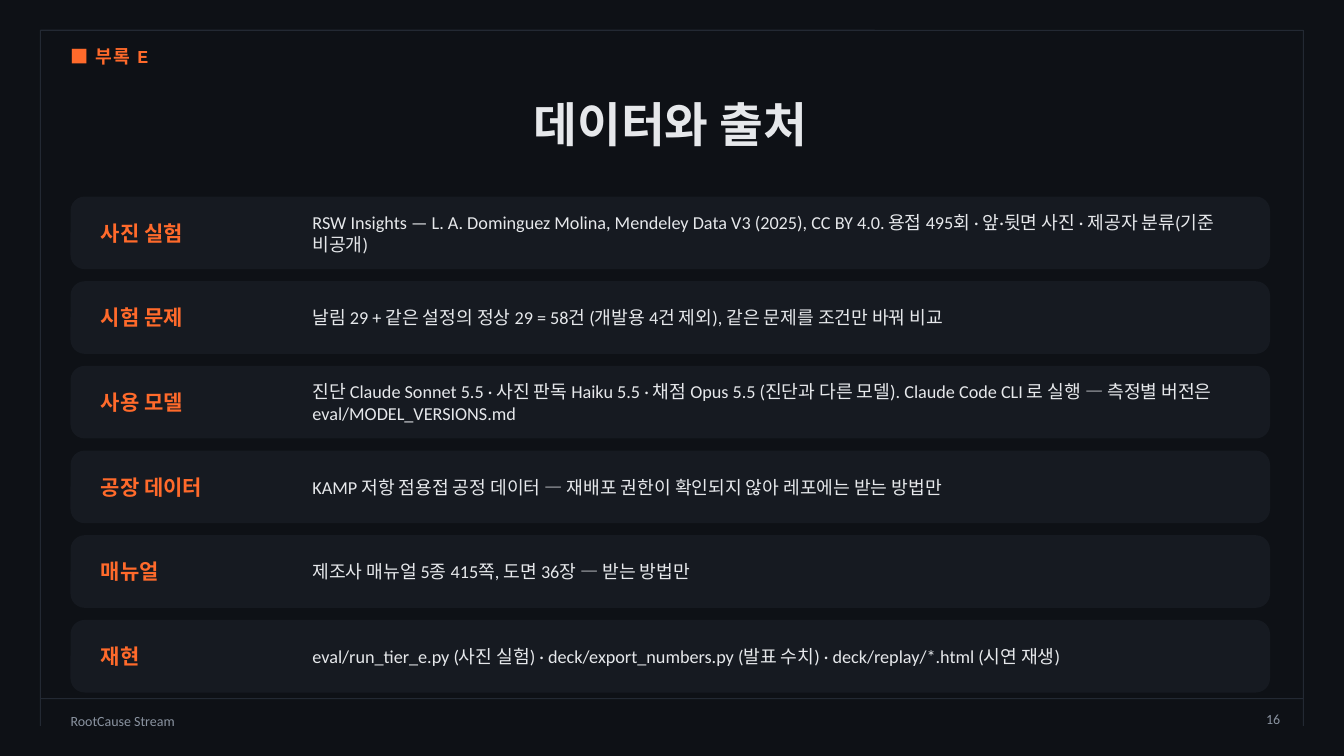
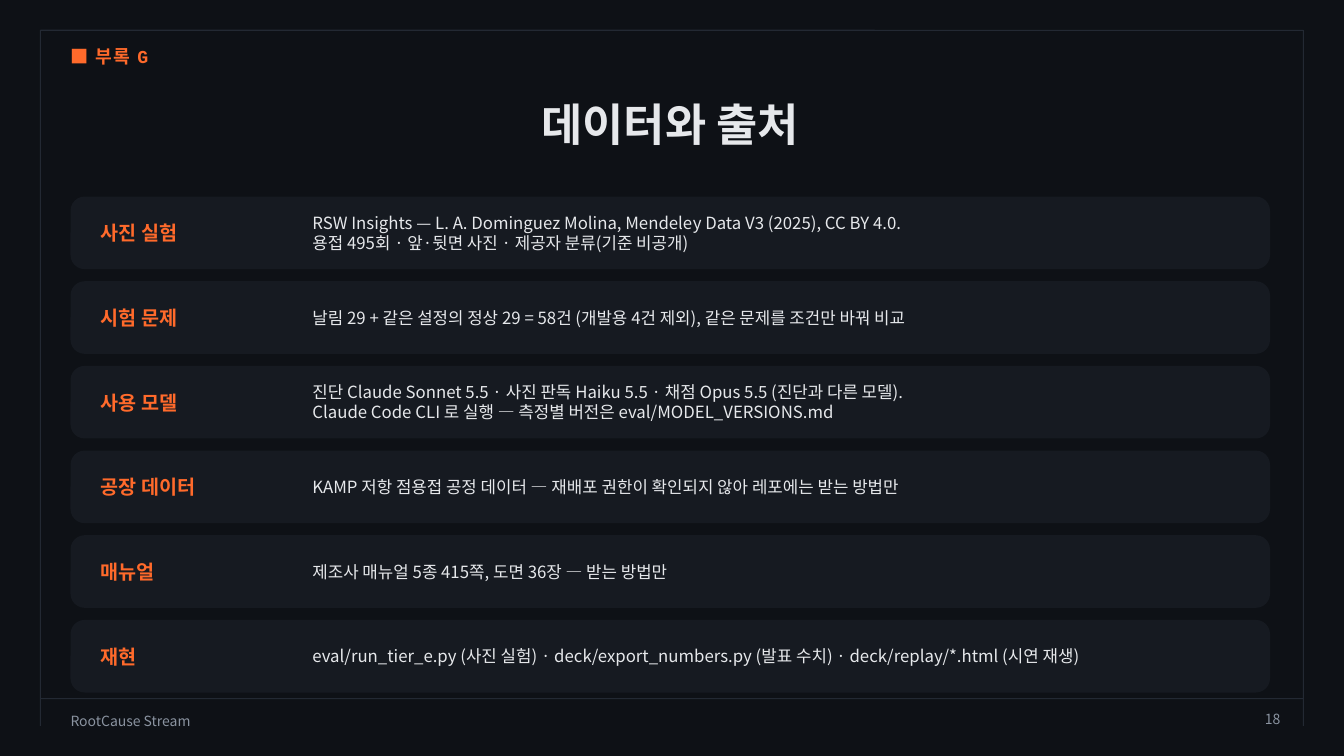
Before and after one commit to dlwogud/rootcause-stream, a slide deck: slide 18 of deck/RootCause_Stream_발표자료.pptx (slide 16 before the commit). Drawn at 1344x756 pixels with LibreOffice and Linux fonts; fonts in the diff are those of the drawing; background and template pictures are left out. Boxes give left, top, right and bottom in pixels: in the first picture for what was removed or moved away, otherwise in the second. Text is boxed around its words. In the diff, an @@ line names an element or a change of style, - is before the commit and + after.

```diff
--- a/deck/RootCause_Stream_발표자료.pptx
+++ b/deck/RootCause_Stream_발표자료.pptx
@@ text at [96,48,148,65]: text changed @@
-■ 부록 E
+■ 부록 G
@@ title "데이터와 출처" at [541,103,798,145]: size 34 to 32 pt, font Calibri to Noto Sans CJK KR @@
@@ text at [312,215,901,252]: text changed; size 13 to 12 pt; font Calibri to Noto Sans CJK KR @@
-RSW Insights — L. A. Dominguez Molina, Mendeley Data V3 (2025), CC BY 4.0. 용접 495회 · 앞·뒷면 사진 · 제공자 분류(기준 비공개)
+RSW Insights — L. A. Dominguez Molina, Mendeley Data V3 (2025), CC BY 4.0.
+용접 495회 · 앞·뒷면 사진 · 제공자 분류(기준 비공개)
@@ text at [312,384,903,421]: text changed; size 13 to 12 pt; font Calibri to Noto Sans CJK KR @@
-진단 Claude Sonnet 5.5 · 사진 판독 Haiku 5.5 · 채점 Opus 5.5 (진단과 다른 모델). Claude Code CLI 로 실행 — 측정별 버전은 eval/MODEL_VERSIONS.md
+진단 Claude Sonnet 5.5 · 사진 판독 Haiku 5.5 · 채점 Opus 5.5 (진단과 다른 모델).
+Claude Code CLI 로 실행 — 측정별 버전은 eval/MODEL_VERSIONS.md
@@ size 15 to 14 pt, font Calibri to Noto Sans CJK KR in 6 elements at [101,223,177,242], [101,308,177,327], [101,393,177,412], [101,477,195,496], [101,562,155,581], [101,647,137,666] @@
@@ size 13 to 12 pt, font Calibri to Noto Sans CJK KR in 4 elements at [312,310,905,327], [312,479,898,495], [312,564,667,581], [312,648,1080,666] @@
@@ text "RootCause Stream" at [71,715,191,726]: font Calibri to Noto Sans CJK KR @@
@@ page number at [1265,713,1281,724]: text changed; font Calibri to Noto Sans CJK KR @@
-16
+18
```
Also in this commit, not shown: 17 other slides changed, 2 other files.
